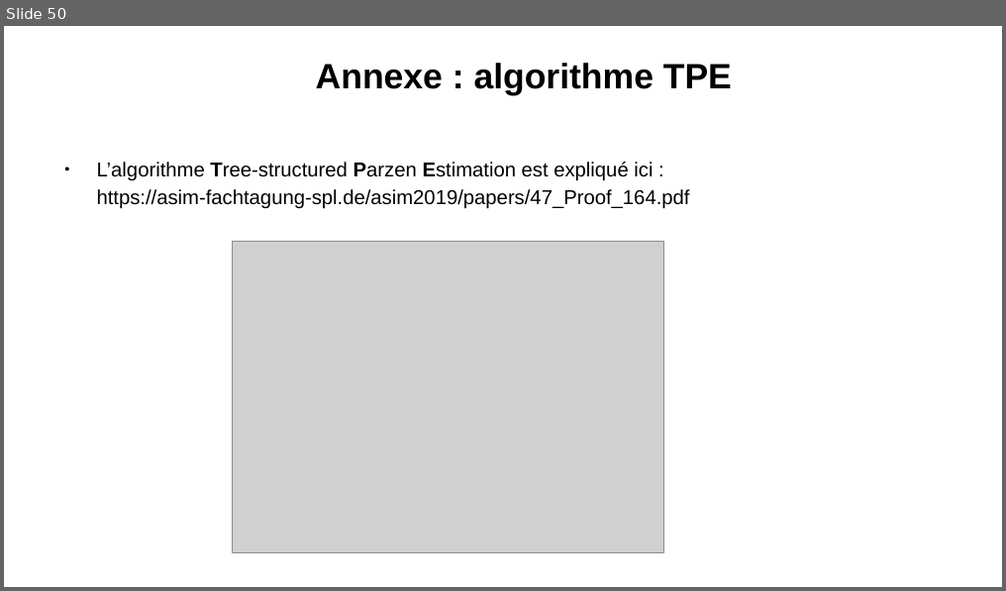
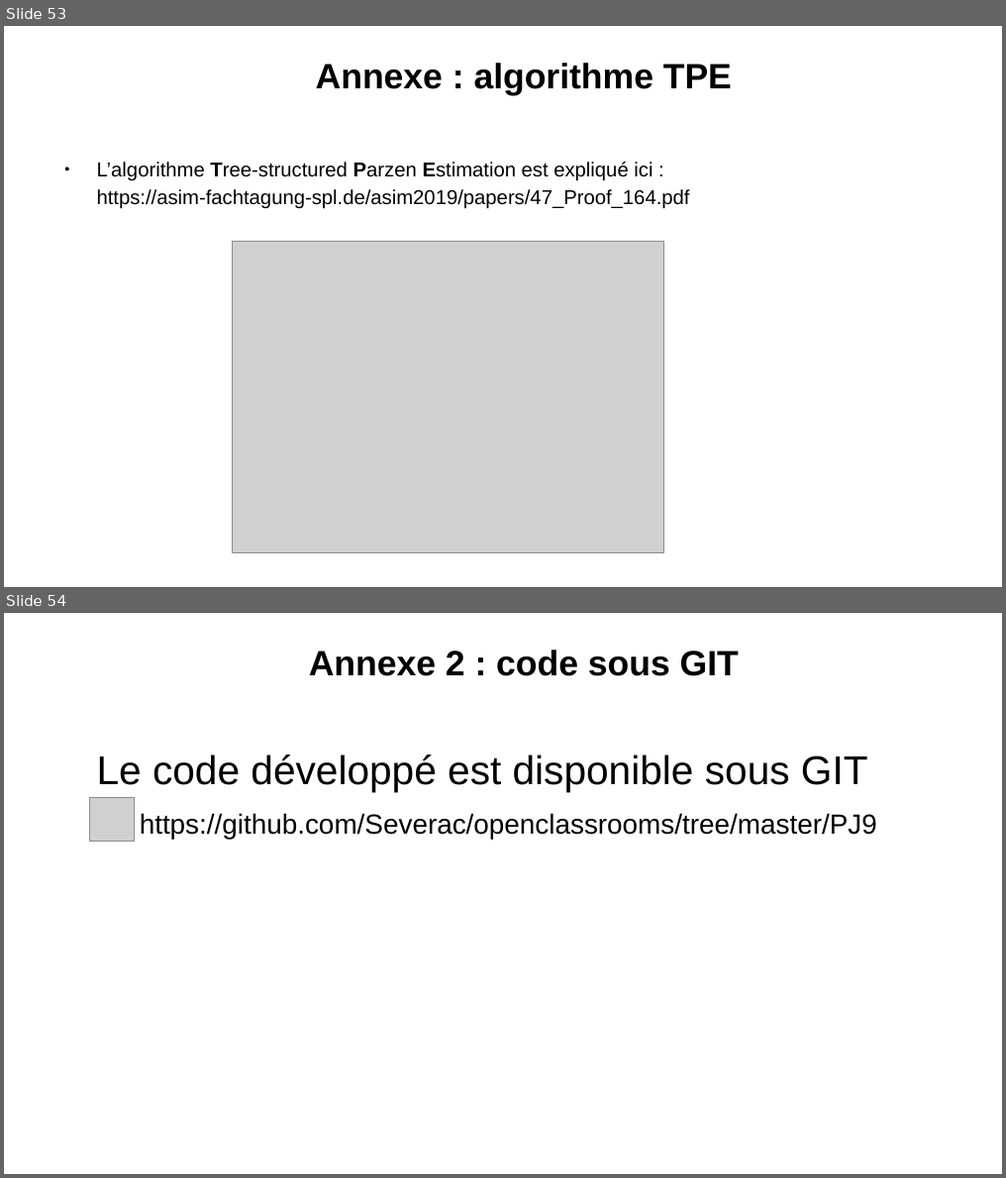
Before and after one commit to Severac/openclassrooms, a slide deck: PJ9/Presentation/PJ9_Presentation.odp. Shown one above the other, each under a label of ours: slide 50 before the commit, slides 53 and 54 after it. The pictures are 1006x591 and 1006x1178 pixels, drawn with LibreOffice and Linux fonts; fonts in the diff are those of the drawing; grey boxes stand for pictures. Boxes give left, top, right and bottom in pixels: in the first picture for what was removed or moved away, otherwise in the second. Text is boxed around its words. In the diff, an @@ line names an element or a change of style, - is before the commit and + after.

```diff
--- a/PJ9/Presentation/PJ9_Presentation.odp
+++ b/PJ9/Presentation/PJ9_Presentation.odp
@@ slide 54 added at [4, 613, 1002, 1174], background #FFFFFF @@
@@ text added at [309, 650, 739, 676], 28 pt, text #000000, bold @@
+Annexe 2 : code sous GIT
@@ text added at [97, 755, 877, 839], 22 pt, text #000000 @@
+Le code développé est disponible sous GIT
+  https://github.com/Severac/openclassrooms/tree/master/PJ9
@@ picture added at [89, 798, 134, 842] @@
@@ what was slide 50 is now slide 53 @@
```
Also in this commit, not shown: 7 slides changed, 3 other slides added, 2 other files.
